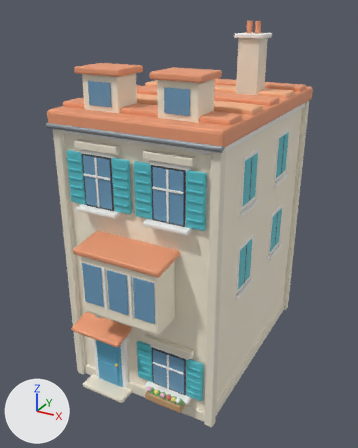
A saved change to the Blender file source-art/bayview/terrace_d.blend.
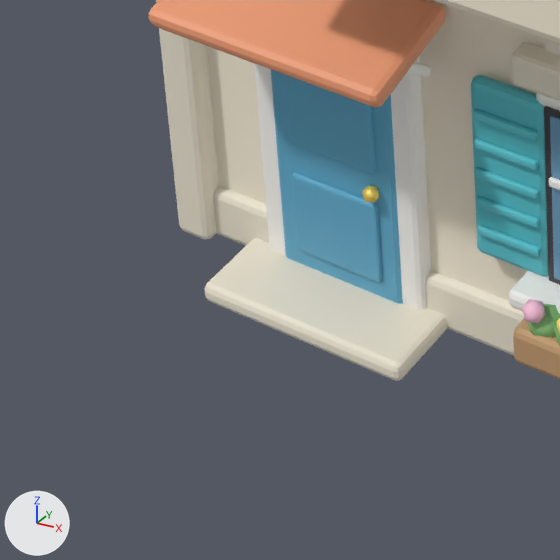
Old and new are each drawn whole from a camera (50 mm lens) standing at (7.94, -15.68, 12.97) and looking at (-0.3, -0.7, 5.48) and again close up on the part from 12% to 43% of the width and 73% to 98% of the height. Lighting does not change. The marker at lower left points along +X, +Y and +Z. The first two pictures are the older version.

The scene before the commit, as lines of its bpy script (objects in view):
```python
me_cube = bpy.data.meshes.new('Cube')
me_cube.from_pydata(...)  # 8156 vertices, 7886 faces; spans x -2.95..2.95, y -5.25..4.7, z -4.84..7.72
me_cube.materials.append(mat_tint_wall)  # pale yellow #fcf2dd
me_cube.materials.append(mat_stone)  # pale yellow #efe7d4
me_cube.materials.append(mat_whitetrim)  # white #fcfaf6
me_cube.materials.append(mat_rooftile)  # orange #ef9e76
me_cube.materials.append(mat_rooftilelight)  # beige #f9b88b
me_cube.materials.append(mat_metal)  # grey #959ba2
me_cube.materials.append(mat_tint_door)  # blue #61adce
me_cube.materials.append(mat_gold)  # yellow #fddf6f
me_cube.materials.append(mat_black)  # dark grey #3f3f45
me_cube.materials.append(mat_glass)  # blue #6f9ebf
me_cube.materials.append(mat_tint_shutter)  # cyan #59c4ce
me_cube.materials.append(mat_wood)  # brown #c59e73
me_cube.materials.append(mat_leaf)  # green #84b873
me_cube.materials.append(mat_flowerpink)  # pink #ffc5df
me_cube.materials.append(mat_floweryellow)  # yellow #ffec81
me_cube.materials.append(mat_flowerred)  # red #f97c86
me_cube.materials.append(mat_flowerwhite)  # white #fffffc
# before: 1512 (-2.15, -4.65, -4.8), 1513 (-2.15, -4.7, -4.75) at pixel (207, 298), 1514 (-2.2, -4.65, -4.75), 1515 (-2.15, -4.69, -4.79) at pixel (209, 301), 1516 (-2.18, -4.68, -4.78) at pixel (206, 298)
# before: 1517 (-2.19, -4.69, -4.75) at pixel (205, 295), 1518 (-2.19, -4.65, -4.79), 1526 (-2.15, -4.05, -4.8), 1527 (-2.2, -4.05, -4.75), 1528 (-2.15, -4.0, -4.75)
# before: 1529 (-2.19, -4.05, -4.79), 1530 (-2.18, -4.02, -4.78), 1531 (-2.19, -4.01, -4.75), 1532 (-2.15, -4.01, -4.79), 1540 (-0.45, -4.65, -4.8)
# before: 1541 (-0.4, -4.65, -4.75) at pixel (403, 376), 1542 (-0.45, -4.7, -4.75) at pixel (393, 378), 1543 (-0.41, -4.65, -4.79) at pixel (401, 379), 1544 (-0.42, -4.68, -4.78) at pixel (398, 380), 1545 (-0.41, -4.69, -4.75) at pixel (398, 378)
# before: 1546 (-0.45, -4.69, -4.79) at pixel (395, 380), 1554 (-0.45, -4.05, -4.8), 1555 (-0.45, -4.0, -4.75), 1556 (-0.4, -4.05, -4.75), 1557 (-0.45, -4.01, -4.79)
# before: 1558 (-0.42, -4.02, -4.78), 1559 (-0.41, -4.01, -4.75), 1560 (-0.41, -4.05, -4.79) at pixel (448, 327)
ob_visual = bpy.data.objects.new('Visual', me_cube)
ob_visual.location = (0.0, 0.0, 4.8)
```
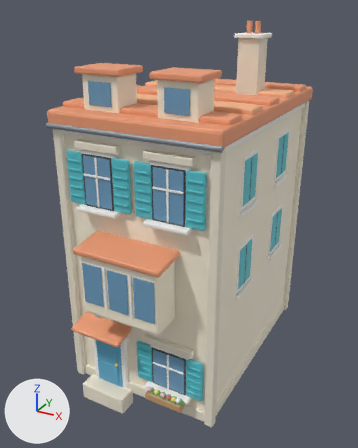
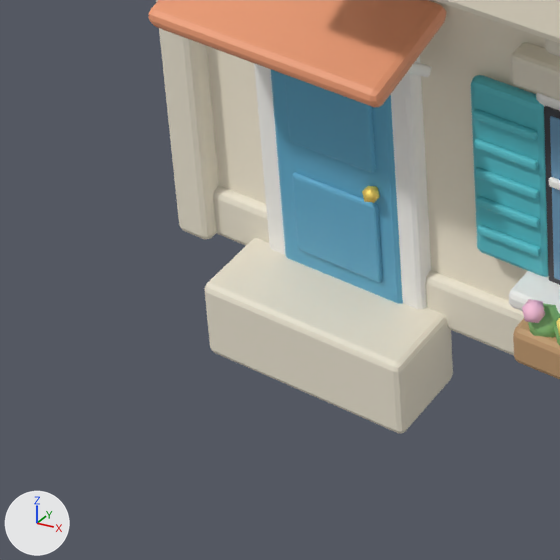
The change, as a list of edits to the scene's bpy script:
```text
Change me_cube:
    used by ob_visual; location = (0.0, 0.0, 4.8)
    verts and faces of me_cube; kept vertices keep their numbers, new ones are numbered from 8156
    remove me_cube.from_pydata(...)  # 8156 vertices, 7886 faces; spans x -2.95..2.95, y -5.25..4.7, z -4.84..7.72
    add me_cube.from_pydata(...)  # 8100 vertices, 7832 faces; spans x -2.95..2.95, y -5.25..4.4, z -5.3..7.72
    me_cube part 1
    add for i in [*range(1512, 1519), *range(1526, 1533), *range(1540, 1547), *range(1554, 1561)]: verts[i] += (0.0, 0.0, -0.5)
    other edits to the shape of me_cube do not show in these pictures
```

Where the change shows, as pixel boxes [x1, y1, x2, y2] in the close-ups (560 x 560 px; the box of a moved part takes in the faces that stretch with it):
'Visual', reshaped
    before: [149, 0, 560, 381]
    after: [149, 0, 560, 433]
part 1 of me_cube, moved or reshaped
    before: [204, 290, 448, 381]
    after: [204, 290, 453, 433]
